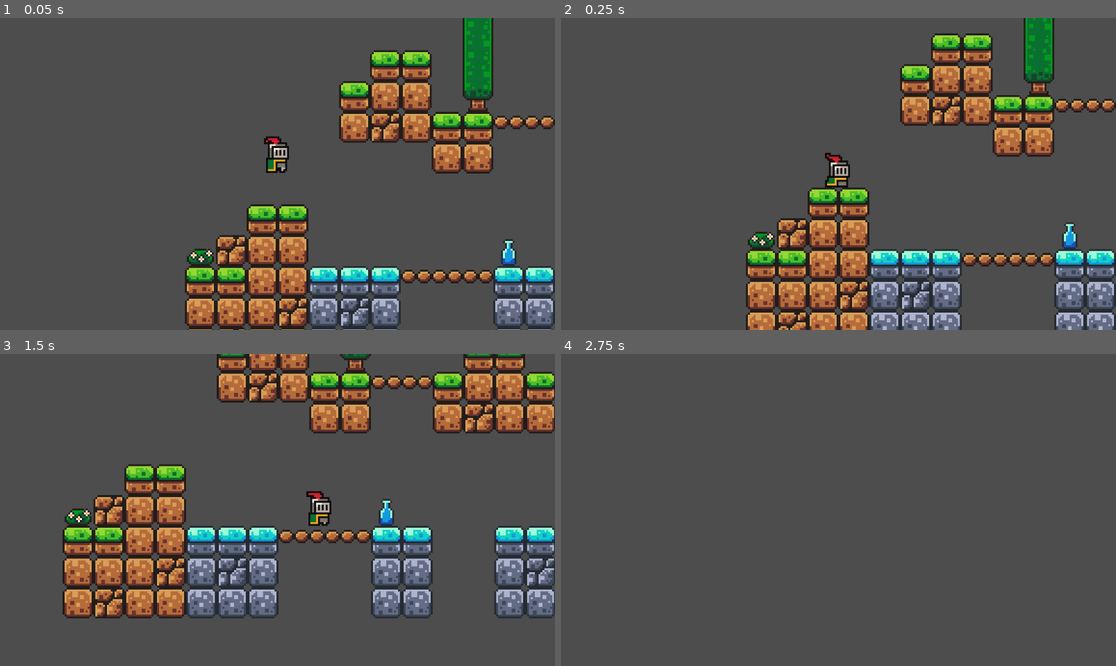
Above: before the commit, frames 1-4 (two rows, left to right).
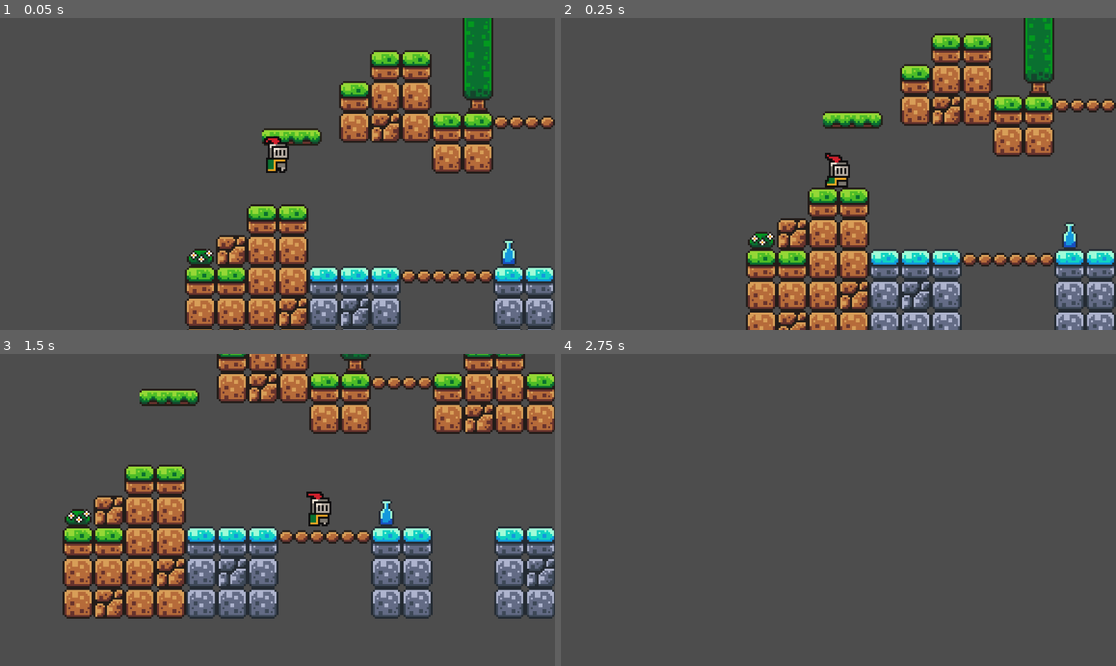
Above: after the commit, the same moments.

Repository: Purple9200/Final-Project-Platformer
Game: Godot game, scene res://scenes/game.tscn
Same seed, same stepped clock (60 frames per second), same inputs: the game is played once before the commit and once after it.
Inputs:
- Up to frame 1 (0.05 s): no input
- Up to frame 2 (0.25 s): no input
- Up to frame 3 (1.5 s): tap Enter (ui_accept) at 0.5, 0.77 s; hold Right (ui_right) from 0.53 s (still down)
- Up to frame 4 (2.75 s): tap Enter (ui_accept) at 1.52 s; release Right (ui_right) at 2.03 s; hold Left (ui_left) from 2.03 s (still down)

The runs differ from the first frame. In frame 1, 0.5% of the frame differs, in the area x 47-58%, y 35-41%; in frame 2, 0.6%; in frame 3, 5.3%, in the area x 11-100%, y 0-85%; in frame 4, nothing differs.

Commit message:
Platform

Diff:
--- /dev/null
+++ b/platform.tscn
@@ -0,0 +1,18 @@
+[gd_scene load_steps=3 format=3 uid="uid://ca4l12cdq1fl7"]
+
+[ext_resource type="Texture2D" uid="uid://b17hvnlkbvre3" path="res://assets/sprites/platforms.png" id="1_5wse5"]
+
+[sub_resource type="RectangleShape2D" id="RectangleShape2D_41c14"]
+size = Vector2(30, 7.5)
+
+[node name="Platform" type="AnimatableBody2D"]
+
+[node name="Sprite2D" type="Sprite2D" parent="."]
+texture = ExtResource("1_5wse5")
+region_enabled = true
+region_rect = Rect2(17, 0, 32, 11)
+
+[node name="CollisionShape2D" type="CollisionShape2D" parent="."]
+position = Vector2(-1, -0.75)
+shape = SubResource("RectangleShape2D_41c14")
+one_way_collision = true
--- a/scenes/game.tscn
+++ b/scenes/game.tscn
@@ -1,7 +1,8 @@
-[gd_scene load_steps=5 format=3 uid="uid://bw1tcjki8hqy6"]
+[gd_scene load_steps=9 format=3 uid="uid://bw1tcjki8hqy6"]
 
 [ext_resource type="PackedScene" uid="uid://duqjexlvgtpdc" path="res://scenes/player.tscn" id="1_laufy"]
 [ext_resource type="Texture2D" uid="uid://bh5pussrsjm00" path="res://assets/sprites/world_tileset.png" id="2_dwhi0"]
+[ext_resource type="PackedScene" uid="uid://ca4l12cdq1fl7" path="res://platform.tscn" id="3_s11qr"]
 
 [sub_resource type="TileSetAtlasSource" id="TileSetAtlasSource_nis7t"]
 texture = ExtResource("2_dwhi0")
@@ -402,6 +403,44 @@
 physics_layer_0/collision_layer = 1
 sources/0 = SubResource("TileSetAtlasSource_nis7t")
 
+[sub_resource type="Animation" id="Animation_yc35h"]
+resource_name = "move"
+length = 1.5
+loop_mode = 2
+tracks/0/type = "value"
+tracks/0/imported = false
+tracks/0/enabled = true
+tracks/0/path = NodePath(".:position")
+tracks/0/interp = 1
+tracks/0/loop_wrap = true
+tracks/0/keys = {
+"times": PackedFloat32Array(0, 1.5),
+"transitions": PackedFloat32Array(1, 1),
+"update": 0,
+"values": [Vector2(339, 22), Vector2(429, 22)]
+}
+
+[sub_resource type="Animation" id="Animation_spcrq"]
+length = 0.001
+tracks/0/type = "value"
+tracks/0/imported = false
+tracks/0/enabled = true
+tracks/0/path = NodePath(".:position")
+tracks/0/interp = 1
+tracks/0/loop_wrap = true
+tracks/0/keys = {
+"times": PackedFloat32Array(0),
+"transitions": PackedFloat32Array(1),
+"update": 0,
+"values": [Vector2(341, 22)]
+}
+
+[sub_resource type="AnimationLibrary" id="AnimationLibrary_6hcqd"]
+_data = {
+"RESET": SubResource("Animation_spcrq"),
+"move": SubResource("Animation_yc35h")
+}
+
 [node name="Game" type="Node2D"]
 
 [node name="Player" parent="." instance=ExtResource("1_laufy")]
@@ -415,4 +454,16 @@
 [node name="TileMap" type="TileMap" parent="."]
 tile_set = SubResource("TileSet_7okht")
 format = 2
-layer_0/tile_data = PackedInt32Array(65536, 0, 0, 131071, 0, …(1373 unchanged characters)…  1, 65554, 262144, 0, 65555, 262144, 0, 65562, 131072, 0, 65563, 131072, 0, 131098, 131072, 1, 131099, 196608, 0, 196634, 131072, 1, 262170, 196608, 1, 262171, 131072, 1, 196635, 131072, 1, 196636, 196608, 1, 262172, 131072, 1, 196637, 131072, 1, 262173, 131072, 1, 327709, 131072, 1, 327708, 131072, 1, 327707, 131072, 1, 327706, 131072, 1, -196602, 0, 5, -262138, 0, 4, -393210, 0, 3, -327674, 0, 4, -131058, 524288, 6, 17, 327680, 8, -196593, 327680, 4, -131057, 327680, 5, -262129, 327680, 3, 131100, 393216, 7, 196605, 65536, 6, 131079, 0, 8)
+layer_0/tile_data = PackedInt32Array(65536, 0, 0, 131071, 0, …(1373 unchanged characters)…  1, 65554, 262144, 0, 65555, 262144, 0, -196602, 0, 5, -262138, 0, 4, -393210, 0, 3, -327674, 0, 4, -131058, 524288, 6, 17, 327680, 8, -196593, 327680, 4, -131057, 327680, 5, -262129, 327680, 3, 196605, 65536, 6, 131079, 0, 8, 131100, 131072, 1, 196636, 131072, 1, 262172, 196608, 1, 327708, 131072, 1, 196637, 131072, 1, 262173, 131072, 1, 327709, 131072, 1, 65564, 131072, 0, 65565, 131072, 0, 131101, 196608, 0, 131102, 393216, 7, 196638, 196608, 1, 262174, 131072, 1, 327710, 131072, 1, 196639, 131072, 1, 262175, 131072, 1, 327711, 131072, 1)
+
+[node name="Platform" parent="." instance=ExtResource("3_s11qr")]
+position = Vector2(8, -18)
+
+[node name="Platform2" parent="." instance=ExtResource("3_s11qr")]
+position = Vector2(341, 22)
+
+[node name="AnimationPlayer" type="AnimationPlayer" parent="Platform2"]
+libraries = {
+"": SubResource("AnimationLibrary_6hcqd")
+}
+autoplay = "move"
--- a/scenes/player.tscn
+++ b/scenes/player.tscn
@@ -43,6 +43,7 @@
 radius = 5.0
 
 [node name="Player" type="CharacterBody2D"]
+z_index = 5
 script = ExtResource("1_bsrao")
 
 [node name="AnimatedSprite2D" type="AnimatedSprite2D" parent="."]
